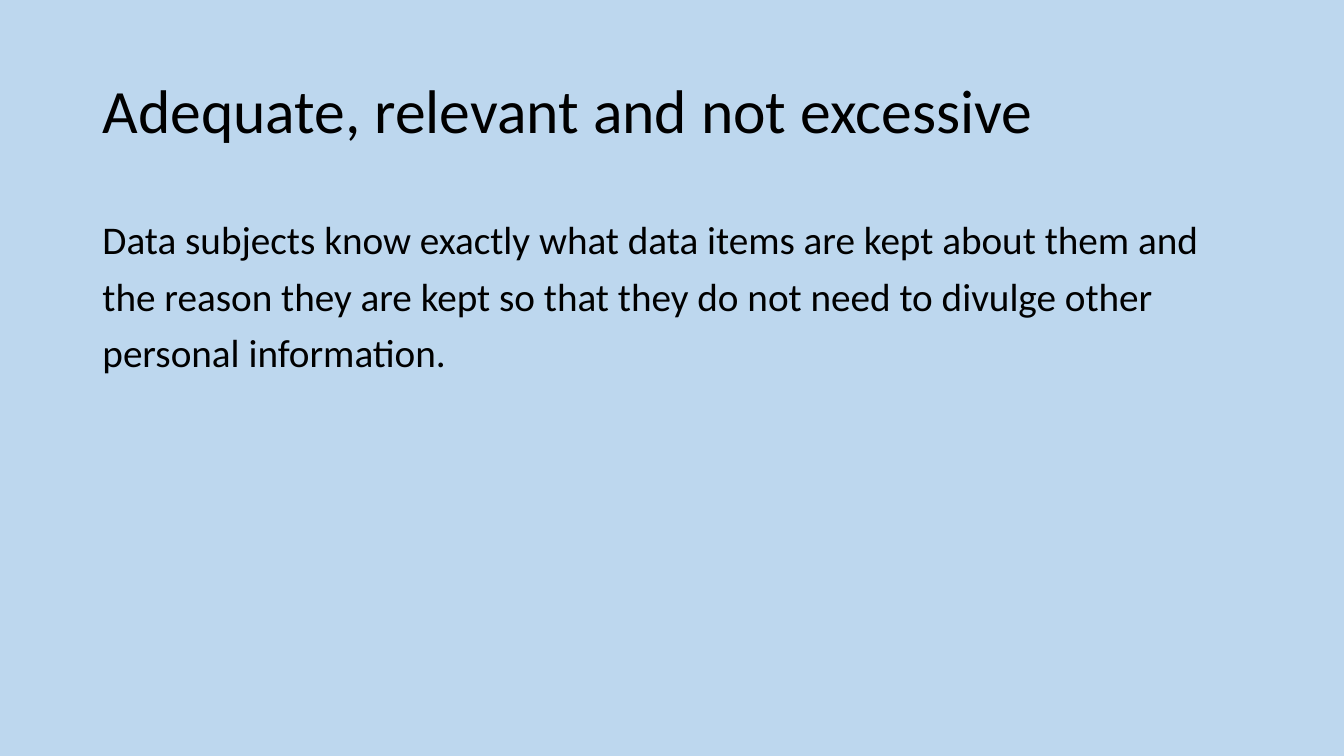
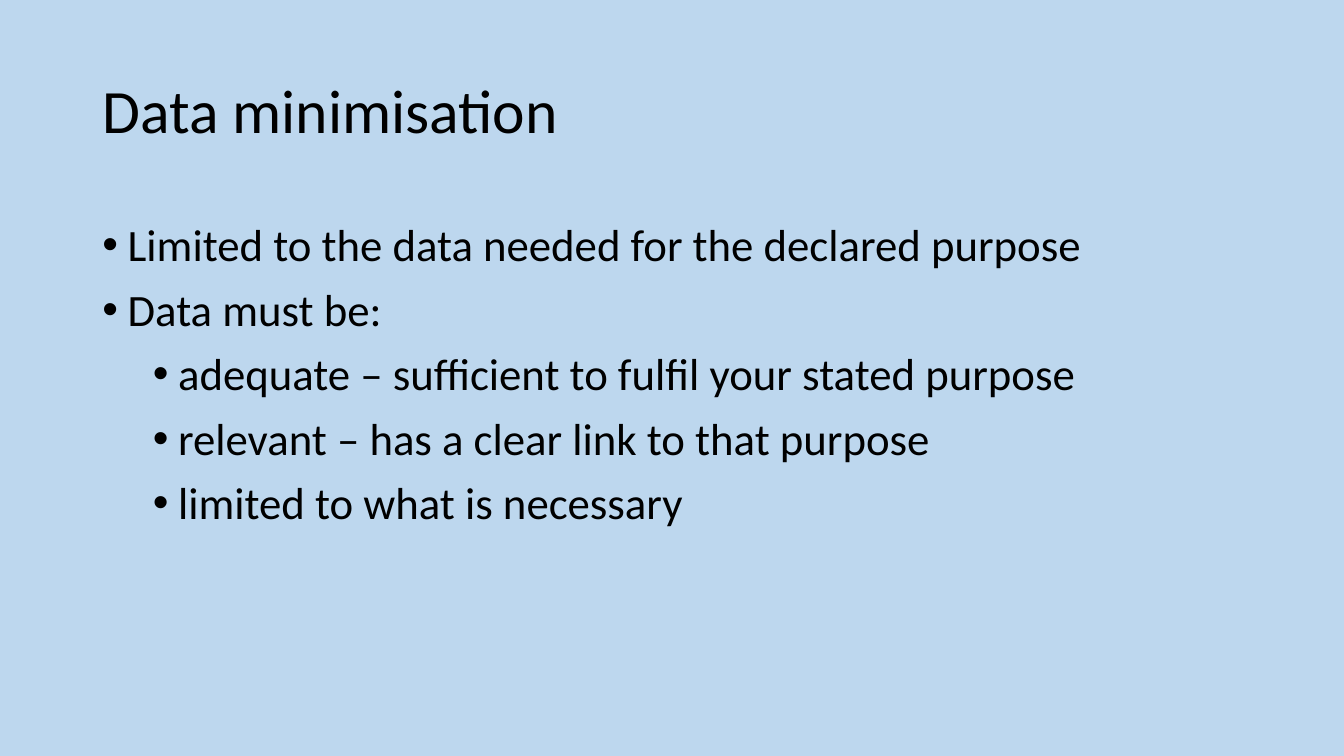
Before and after one commit to MrFriendCS/MrFriendCS.github.io, a slide deck: slide 193 of n5/ddd/N5 CS DDD Slides.pptx (slide 194 before the commit). Drawn at 1344x756 pixels with LibreOffice and Linux fonts; fonts in the diff are those of the drawing. Boxes give left, top, right and bottom in pixels: in the first picture for what was removed or moved away, otherwise in the second. Text is boxed around its words. In the diff, an @@ line names an element or a change of style, - is before the commit and + after.

```diff
--- a/n5/ddd/N5 CS DDD Slides.pptx
+++ b/n5/ddd/N5 CS DDD Slides.pptx
@@ title at [102,90,558,134]: text changed @@
-Adequate, relevant and not excessive
+Data minimisation
@@ text at [128,230,1081,527]: text changed; size 28 to 32 pt @@
-Data subjects know exactly what data items are kept about them and the reason they are kept so that they do not need to divulge other personal information.
+• Limited to the data needed for the declared purpose
+• Data must be:
+  • adequate – sufficient to fulfil your stated purpose
+  • relevant – has a clear link to that purpose
+  • limited to what is necessary
```
Also in this commit, not shown: 7 other slides changed, 1 slide added, 2 slides removed, 1 other file.
